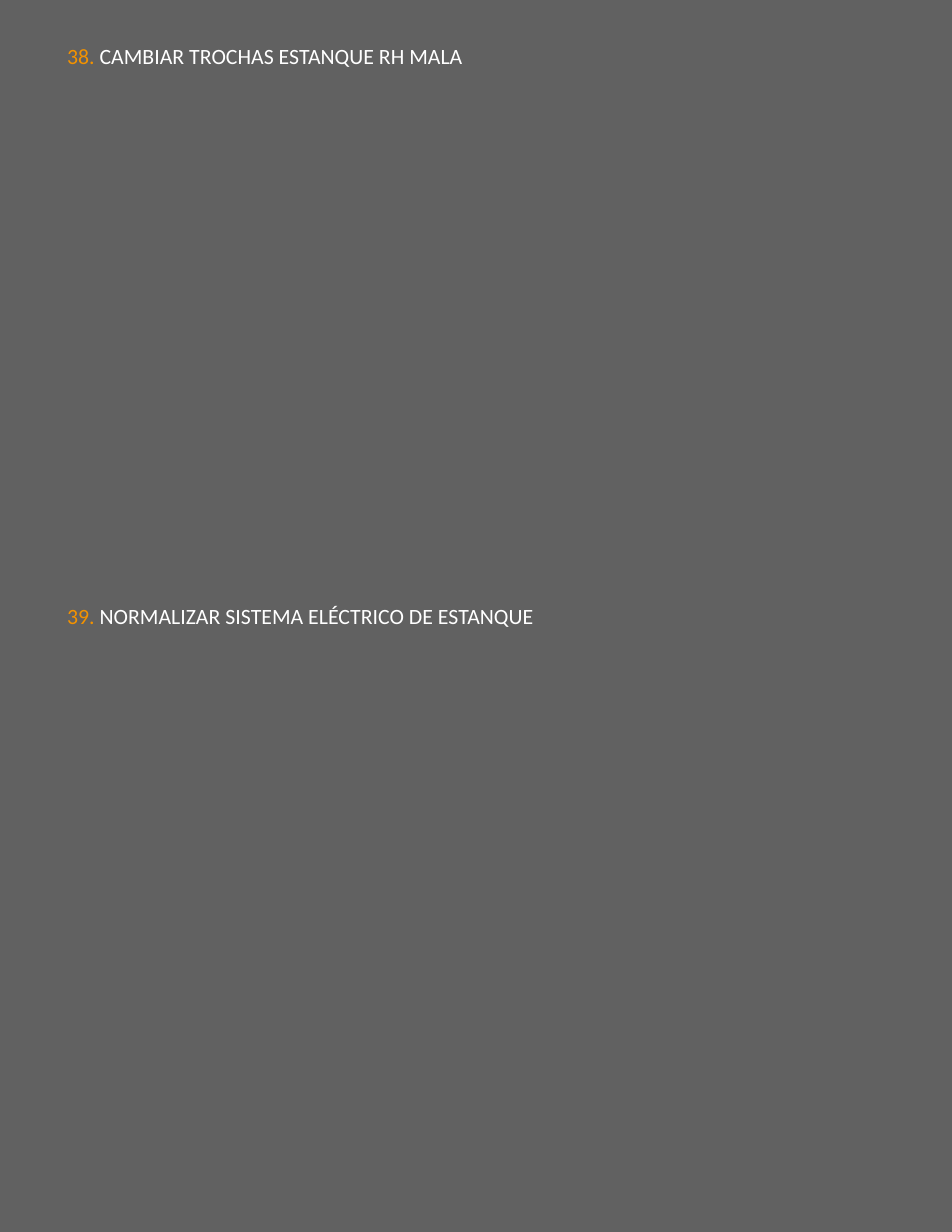
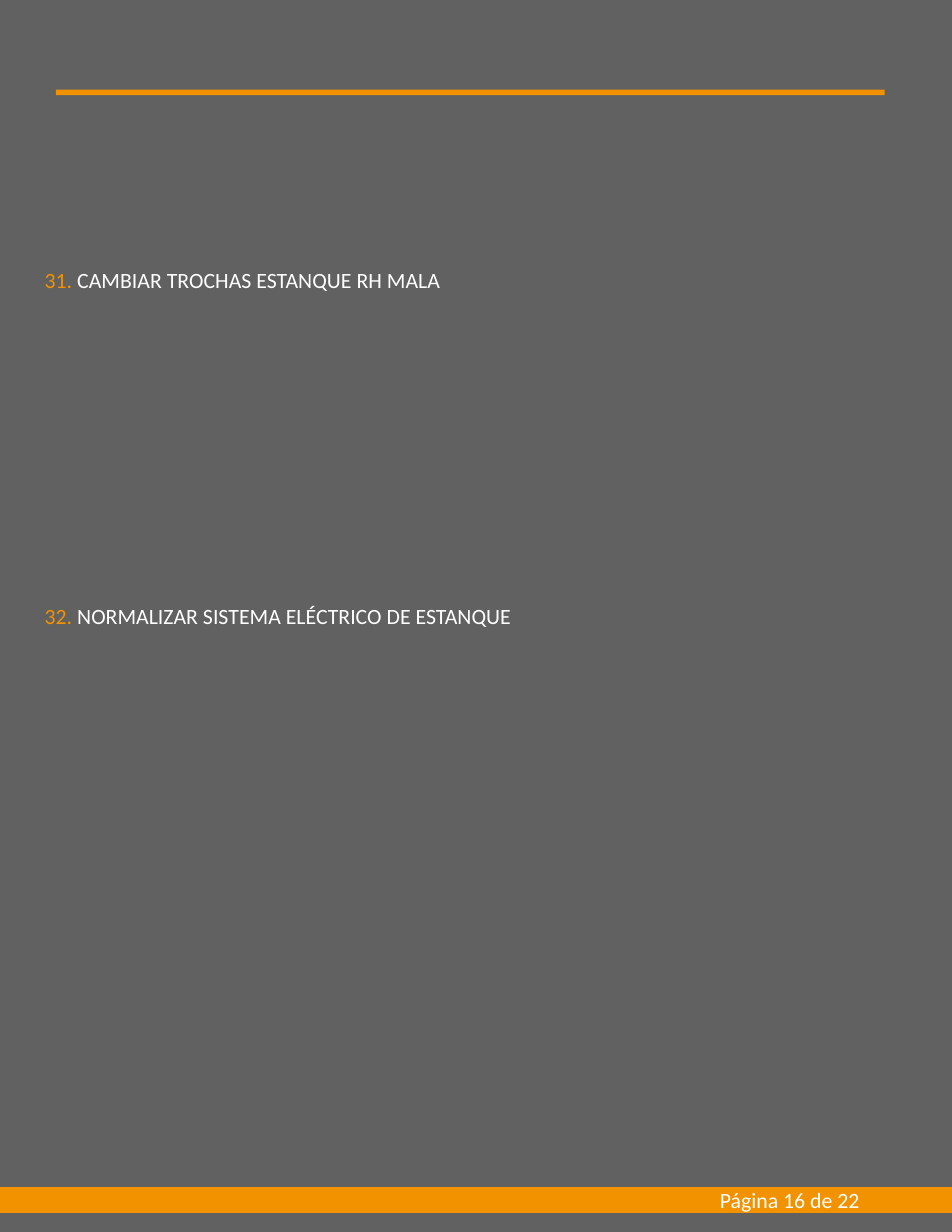
Before and after one commit to AlexanderMaverick/automated-report-excel-to-ppt, a slide deck: slide 16 of assets/archivo.pptx. Drawn at 952x1232 pixels with LibreOffice and Linux fonts; fonts in the diff are those of the drawing. Boxes give left, top, right and bottom in pixels: in the first picture for what was removed or moved away, otherwise in the second. Text is boxed around its words. In the diff, an @@ line names an element or a change of style, - is before the commit and + after.

```diff
--- a/assets/archivo.pptx
+++ b/assets/archivo.pptx
@@ rectangle added at box(56, 90, 885, 95), fill #F39200 @@
@@ text at box(45, 274, 440, 291): text changed @@
-38. CAMBIAR TROCHAS ESTANQUE RH MALA
+31. CAMBIAR TROCHAS ESTANQUE RH MALA
@@ text at box(45, 606, 511, 627): text changed @@
-39. NORMALIZAR SISTEMA ELÉCTRICO DE ESTANQUE
+32. NORMALIZAR SISTEMA ELÉCTRICO DE ESTANQUE
@@ rectangle added at box(0, 1187, 952, 1213), fill #F39200 @@
@@ text added at box(720, 1193, 859, 1214), 14 pt, text #FFFFFF @@
+Página 16 de 22
```
Also in this commit, not shown: 21 other slides changed, 2 other files.
